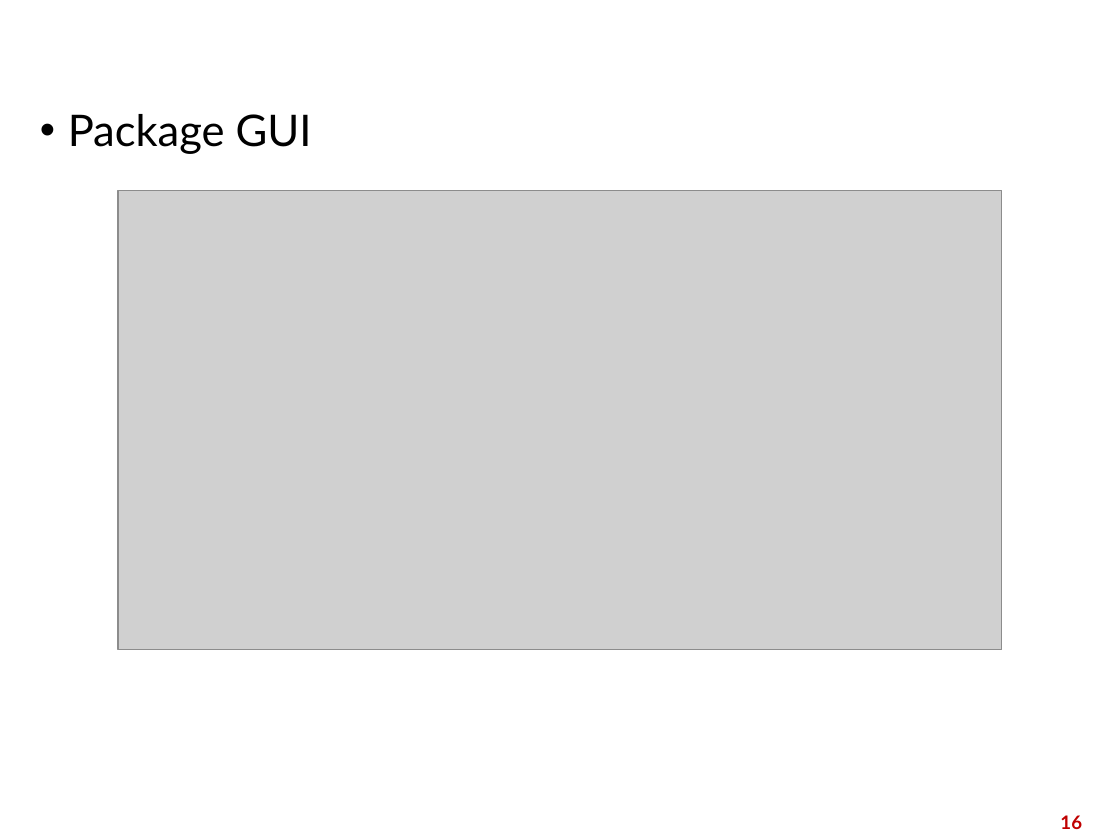
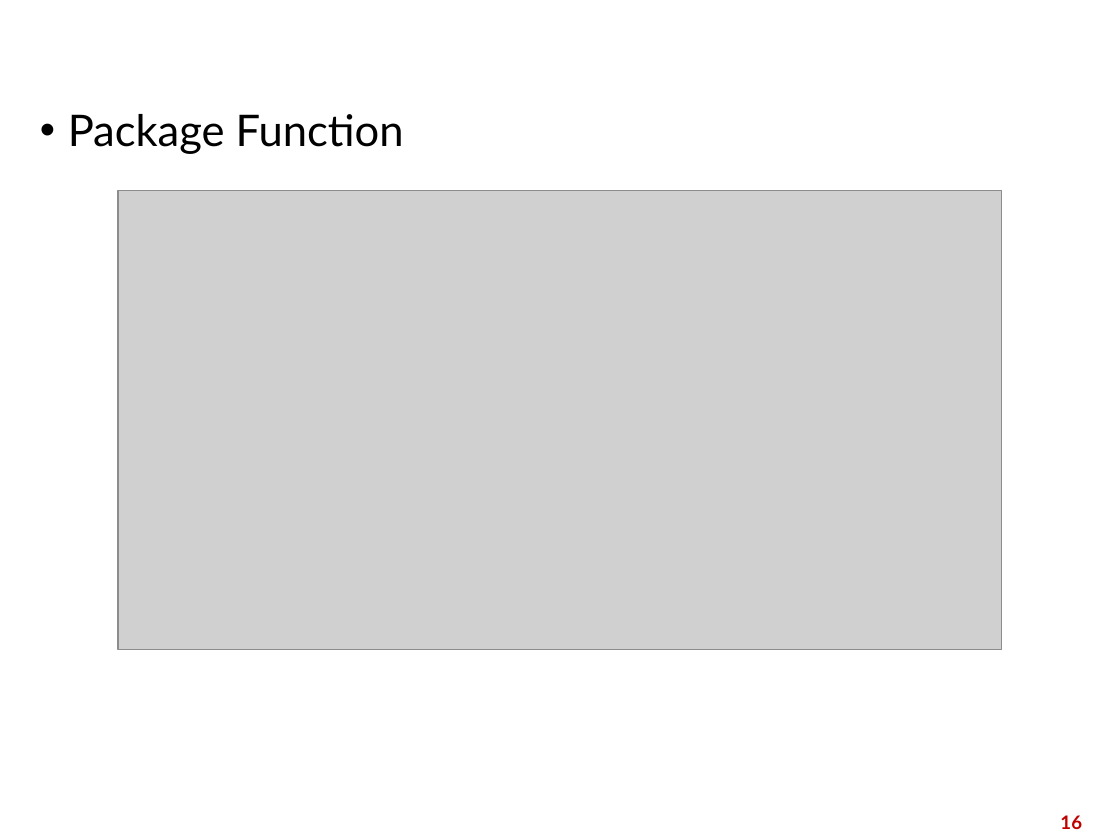
Before and after one commit to trandinhnhatminh1452/OOP, a slide deck: slide 16 of Báo cáo OOP.pptx. Drawn at 1120x840 pixels with LibreOffice and Linux fonts; fonts in the diff are those of the drawing; grey boxes stand for pictures; background and template pictures are left out. Boxes give left, top, right and bottom in pixels: in the first picture for what was removed or moved away, otherwise in the second. Text is boxed around its words. In the diff, an @@ line names an element or a change of style, - is before the commit and + after.

```diff
--- a/Báo cáo OOP.pptx
+++ b/Báo cáo OOP.pptx
@@ text at box(68, 114, 404, 154): text changed @@
-• Package GUI
+• Package Function
```
Also in this commit, not shown: 1 other file.
